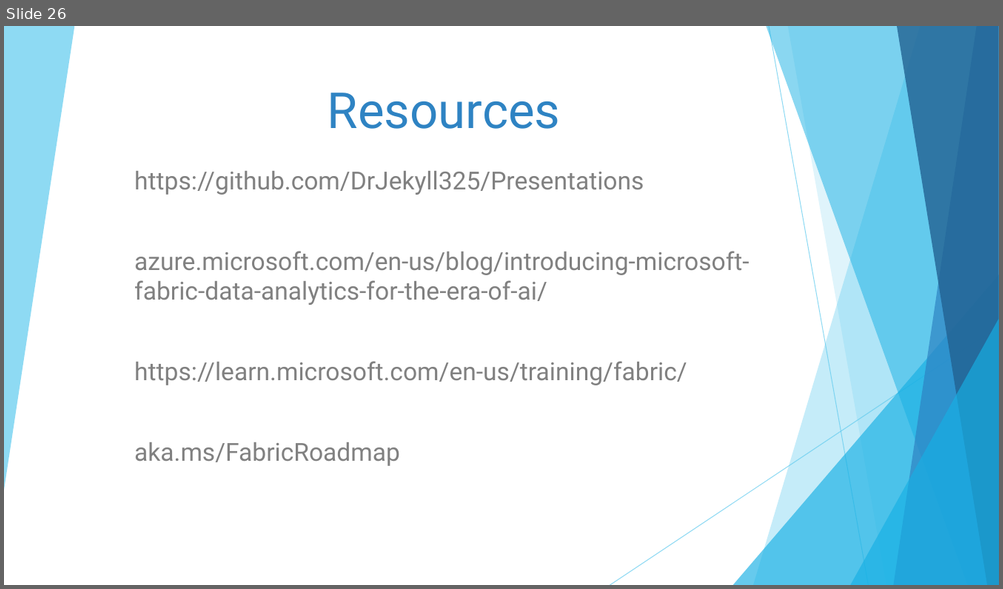
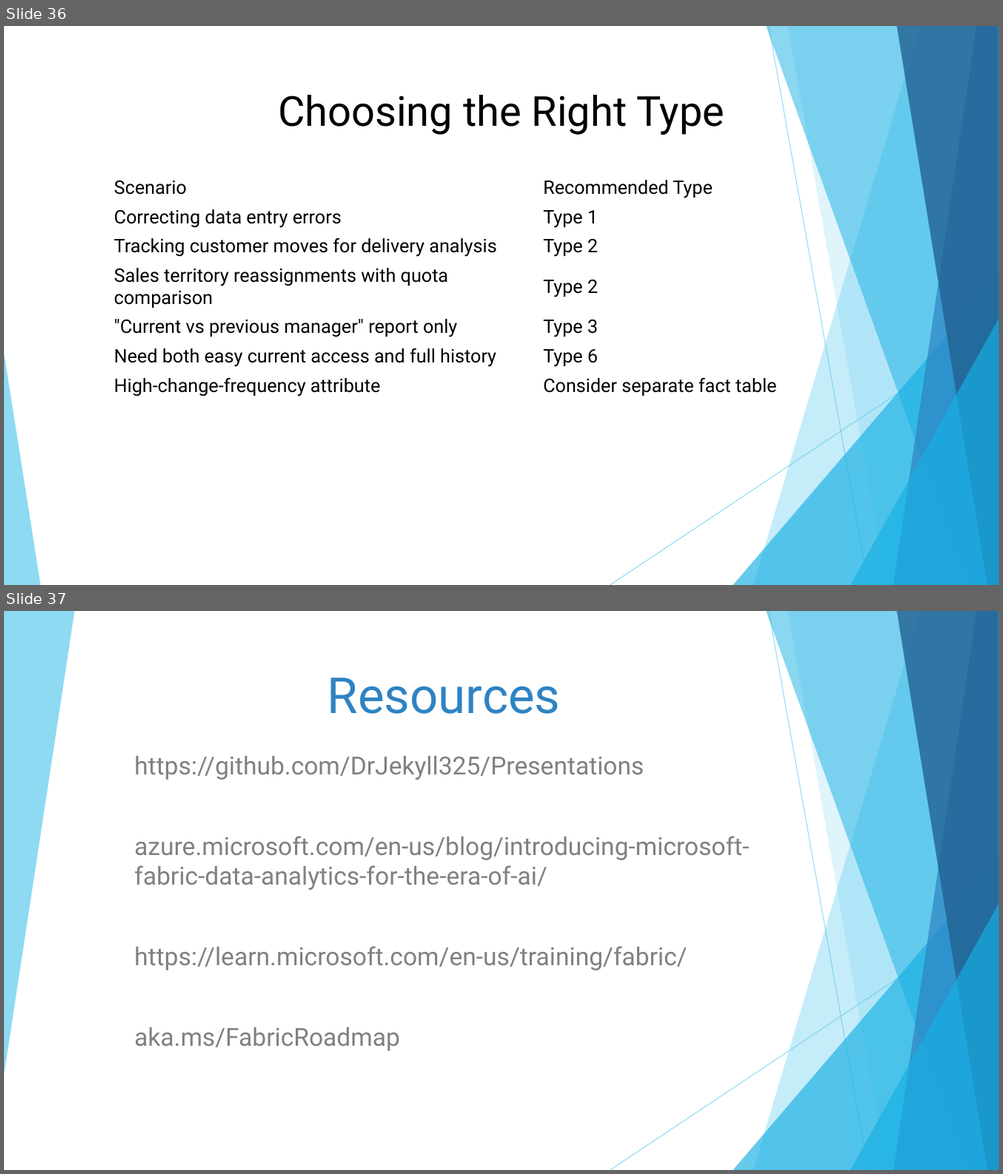
Before and after one commit to DrJekyll325/Presentations, a slide deck: General Data Warehousing/20260627 - SQL Saturday Austin - A Gentle (Re-) Introduction to Dimensional Modeling.pptx. Shown one above the other, each under a label of ours: slide 26 before the commit, slides 36 and 37 after it. The pictures are 1003x589 and 1003x1174 pixels, drawn with LibreOffice and Linux fonts; fonts in the diff are those of the drawing. Boxes give left, top, right and bottom in pixels: in the first picture for what was removed or moved away, otherwise in the second. Text is boxed around its words. In the diff, an @@ line names an element or a change of style, - is before the commit and + after.

```diff
--- a/General Data Warehousing/20260627 - SQL Saturday Austin - A Gentle (Re-) Introduction to Dimensional Modeling.pptx
+++ b/General Data Warehousing/20260627 - SQL Saturday Austin - A Gentle (Re-) Introduction to Dimensional Modeling.pptx
@@ slide 36 added at [4, 26, 999, 585], background #FFFFFF; not listed: 9 template elements that a slide beside it also shows @@
@@ title added at [278, 95, 724, 135], 40 pt, text #000000 @@
+Choosing the Right Type
@@ table added at [107, 174, 965, 400], 7 rows, 2 columns @@
+Scenario | Recommended Type
+Correcting data entry errors | Type 1
+Tracking customer moves for delivery analysis | Type 2
+Sales territory reassignments with quota comparison | Type 2
+"Current vs previous manager" report only | Type 3
+Need both easy current access and full history | Type 6
+High-change-frequency attribute | Consider separate fact table
@@ triangle added at [4, 354, 40, 585], fill #5FCBEF at 70% opacity @@
@@ what was slide 26 is now slide 37 @@
```
Also in this commit, not shown: 1 slide changed, 33 other slides added, 23 slides removed, 1 other file.
